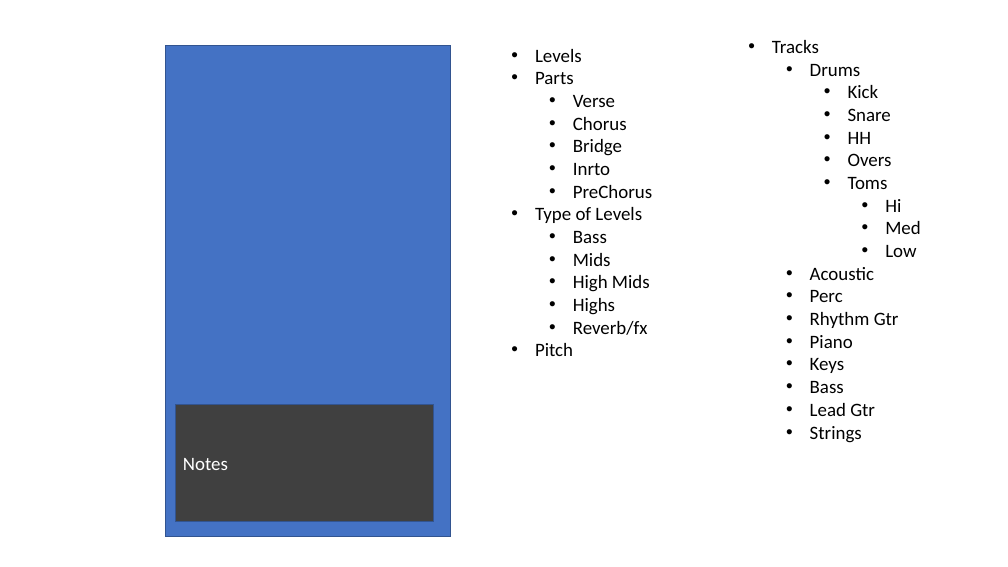
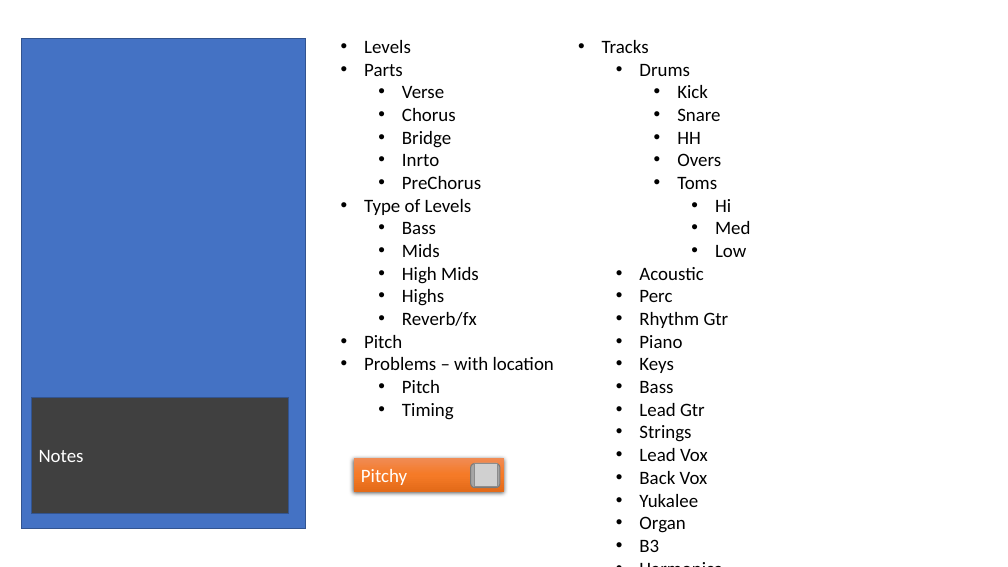
Before and after one commit to paulelong/Kramer, a slide deck: slide 5 of Prototype/Icon.pptx (slide 3 before the commit). Drawn at 1008x567 pixels with LibreOffice and Linux fonts; fonts in the diff are those of the drawing; grey boxes stand for pictures. Boxes give left, top, right and bottom in pixels: in the first picture for what was removed or moved away, otherwise in the second. Text is boxed around its words. In the diff, an @@ line names an element or a change of style, - is before the commit and + after.

```diff
--- a/Prototype/Icon.pptx
+++ b/Prototype/Icon.pptx
@@ rectangle: place and size @@
-rectangle at bbox=[166, 46, 451, 537]
+rectangle at bbox=[21, 39, 306, 529]
@@ text "Levels": place and size @@
-text "Levels" at bbox=[535, 49, 652, 356]
+text "Levels" at bbox=[364, 40, 554, 420]
@@ text "Tracks": place and size @@
-text "Tracks" at bbox=[772, 40, 920, 443]
+text "Tracks" at bbox=[602, 40, 750, 552]
@@ text at bbox=[364, 357, 554, 420]: paragraphs added @@
+• Problems – with location
+  • Pitch
+  • Timing
@@ rectangle "Notes": place and size @@
-rectangle "Notes" at bbox=[175, 405, 433, 522]
+rectangle "Notes" at bbox=[31, 397, 289, 513]
@@ text at bbox=[639, 448, 708, 552]: paragraphs added @@
+  • Lead Vox
+  • Back Vox
+  • Yukalee
+  • Organ
+  • B3
+  • Harmonica
+  • Tamborine
+  • Shaker
@@ rectangle added at bbox=[354, 457, 504, 492], fill gradient #F18C57 to #F67B28 to #E56C19, 18 pt, text #FFFFFF @@
+Pitchy
@@ rounded rectangle added at bbox=[471, 464, 501, 488], fill #A5A5A5, outline #7A7A7A 1 pt @@
@@ picture added at bbox=[475, 463, 498, 486] @@
```
Also in this commit, not shown: 9 slides added, 23 other files.
